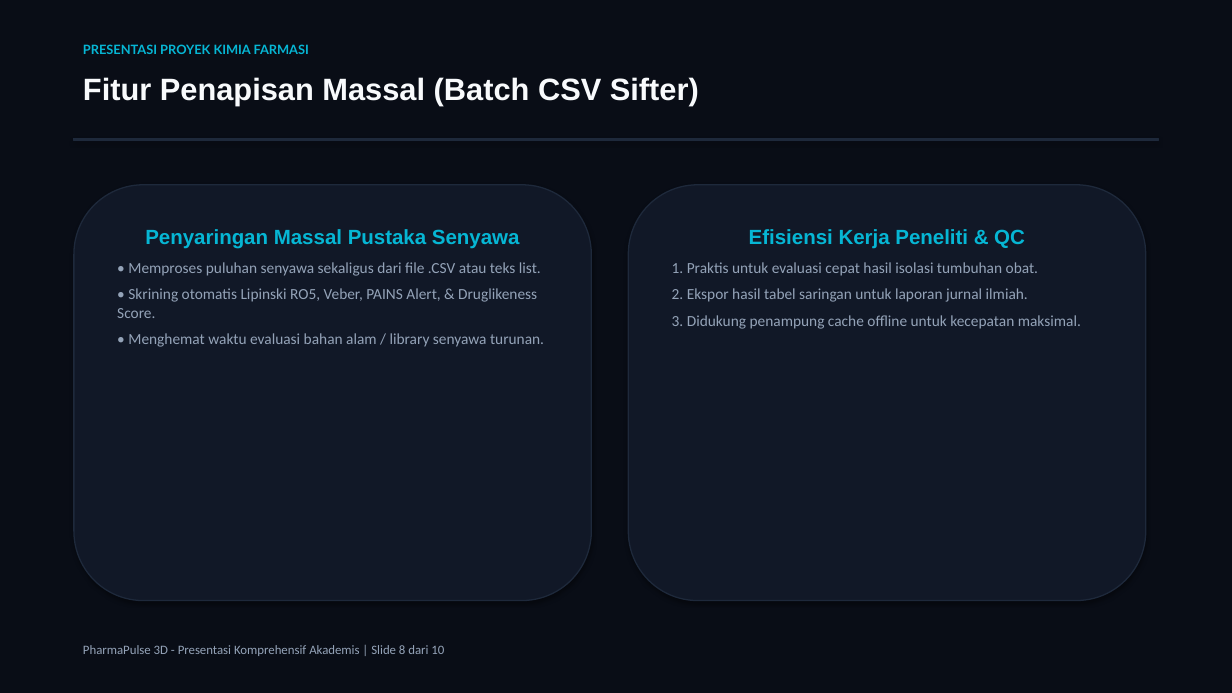
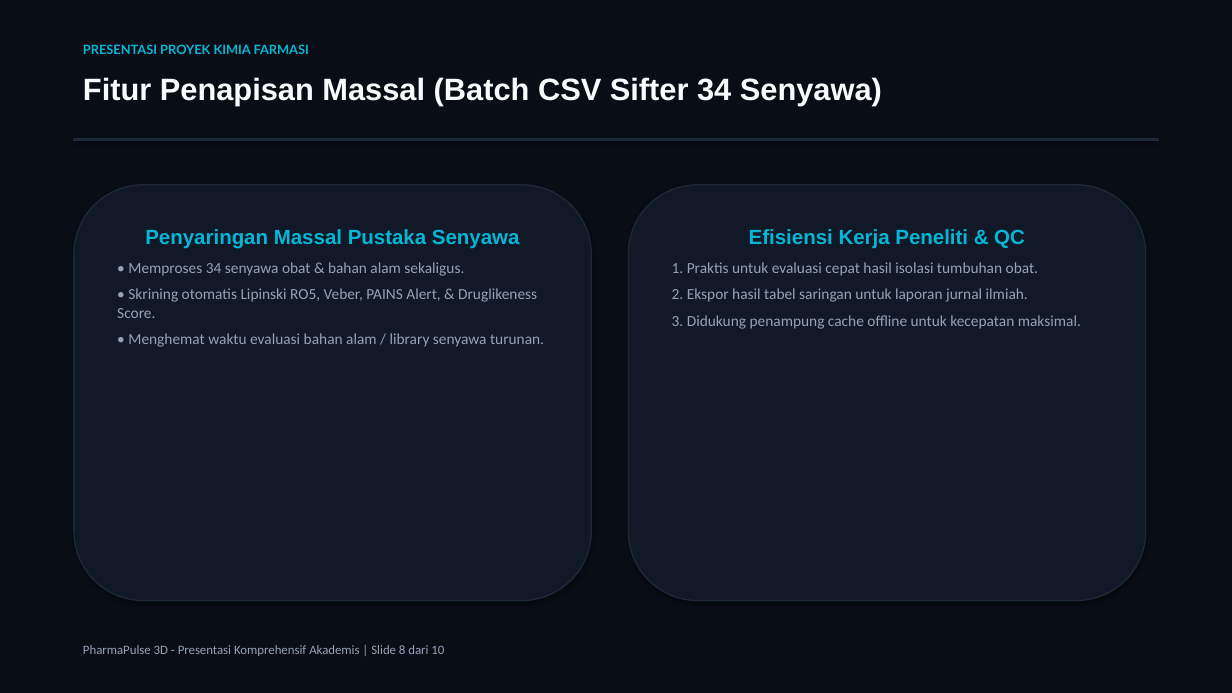
Before and after one commit to novarani1511/pharmapulse-3d, a slide deck: slide 8 of Presentasi_PharmaPulse_3D.pptx. Drawn at 1232x693 pixels with LibreOffice and Linux fonts; fonts in the diff are those of the drawing. Boxes give left, top, right and bottom in pixels: in the first picture for what was removed or moved away, otherwise in the second. Text is boxed around its words. In the diff, an @@ line names an element or a change of style, - is before the commit and + after.

```diff
--- a/Presentasi_PharmaPulse_3D.pptx
+++ b/Presentasi_PharmaPulse_3D.pptx
@@ text at bbox=[83, 77, 882, 105]: text changed @@
-Fitur Penapisan Massal (Batch CSV Sifter)
+Fitur Penapisan Massal (Batch CSV Sifter 34 Senyawa)
@@ text in rounded rectangle at bbox=[128, 262, 464, 276]: text changed @@
-• Memproses puluhan senyawa sekaligus dari file .CSV atau teks list.
+• Memproses 34 senyawa obat & bahan alam sekaligus.
```
Also in this commit, not shown: 8 other slides changed, 2 other files.
